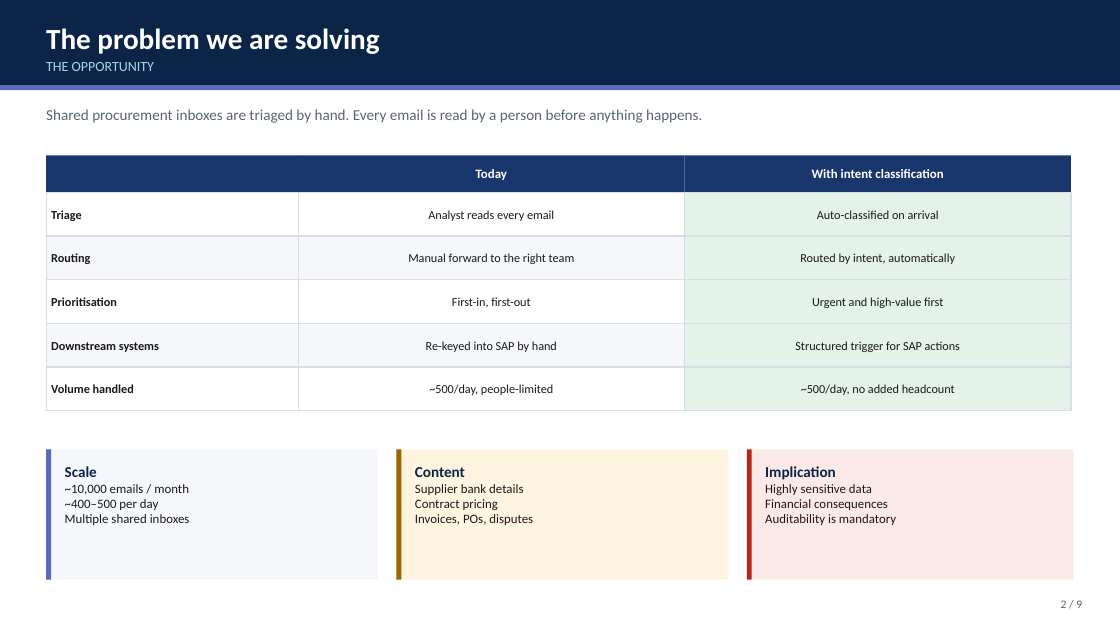
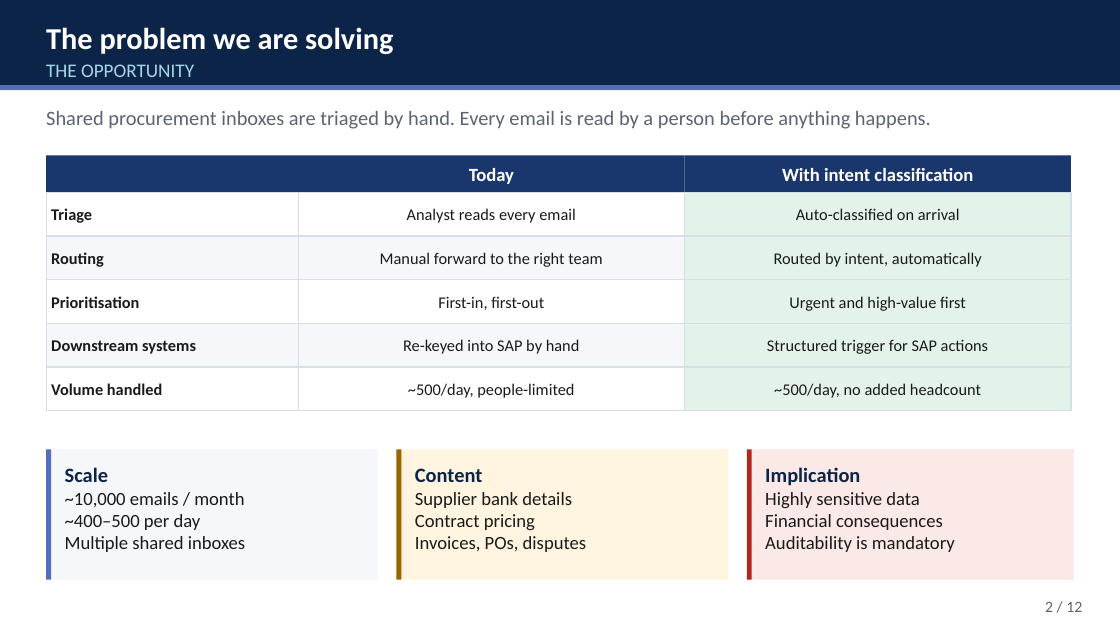
Before and after one commit to orapeasant/emailintent, a slide deck: slide 2 of docs/email_intent_briefing.pptx. Drawn at 1120x630 pixels with LibreOffice and Linux fonts; fonts in the diff are those of the drawing. Boxes give left, top, right and bottom in pixels: in the first picture for what was removed or moved away, otherwise in the second. Text is boxed around its words. In the diff, an @@ line names an element or a change of style, - is before the commit and + after.

```diff
--- a/docs/email_intent_briefing.pptx
+++ b/docs/email_intent_briefing.pptx
@@ title "The problem we are solving" at [46,27,393,54]: size 25 to 26 pt @@
@@ text "THE OPPORTUNITY" at [46,64,194,77]: size 12 to 16.5 pt @@
@@ text "Shared procurement inboxes are triaged ..." at [46,111,931,129]: size 13 to 17.5 pt @@
@@ rectangle "Today" at [298,155,685,192]: size 11 to 16 pt @@
@@ rectangle "With intent classification" at [685,155,1071,192]: size 11 to 16 pt @@
@@ size 10.5 to 14 pt in 15 elements at [46,192,298,236], [298,192,685,236], [685,192,1071,236], [46,236,298,280], [298,236,685,280], [685,236,1071,280], [46,280,298,323], [298,280,685,323], [685,280,1071,323], [46,323,298,367], [298,323,685,367], [685,323,1071,367], [46,367,298,411], [298,367,685,411], [685,367,1071,411] @@
@@ text "Scale" at [65,467,245,552]: size 13 to 17.5 pt in "Scale"; size 11 to 16 pt @@
@@ text "Content" at [415,468,586,552]: size 13 to 17.5 pt in "Content"; size 11 to 16 pt in "Supplier bank details", "Contract pricing", "Invoices, POs, disputes" @@
@@ text "Implication" at [765,467,955,552]: size 13 to 17.5 pt in "Implication"; size 11 to 16 pt in "Highly sensitive data", "Financial consequences", "Auditability is mandatory" @@
@@ text at [1045,602,1082,612]: text changed; size 10 to 13.5 pt @@
-2 / 9
+2 / 12
```
Also in this commit, not shown: 8 other slides changed, 3 slides added, 2 other files.
